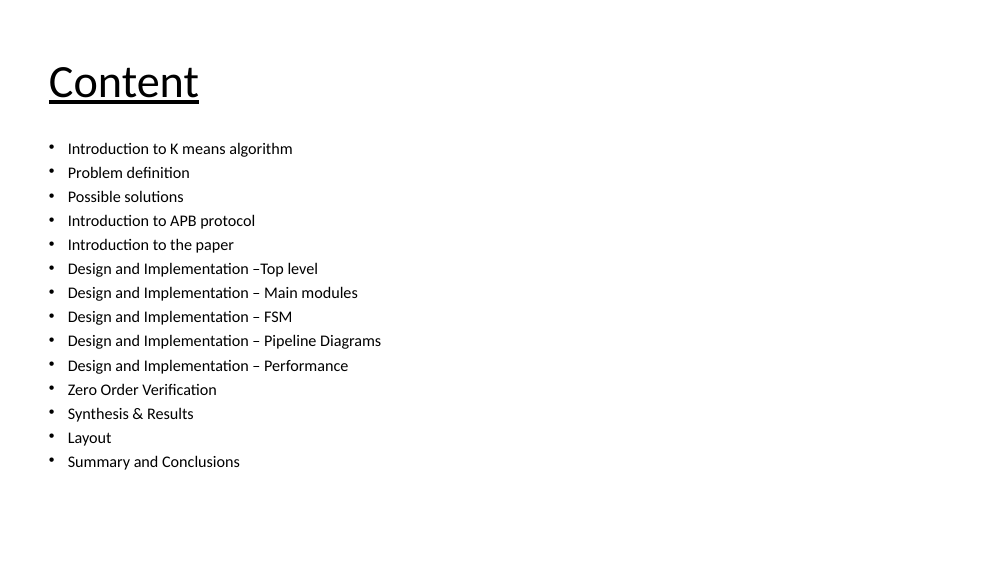
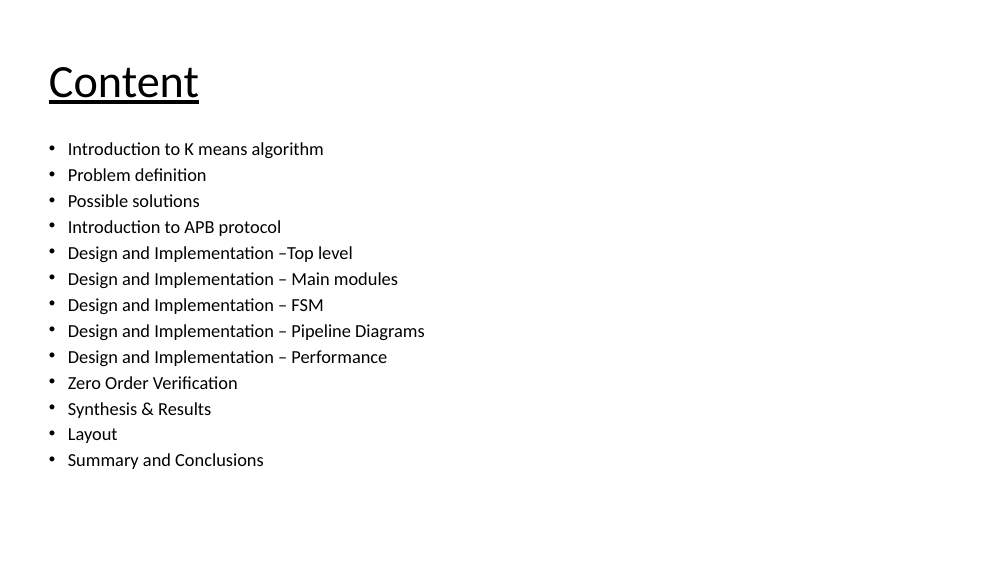
Before and after one commit to liotahuf/project_k_means, a slide deck: slide 2 of Final presentation_v3.pptx. Drawn at 1008x567 pixels with LibreOffice and Linux fonts; fonts in the diff are those of the drawing. Boxes give left, top, right and bottom in pixels: in the first picture for what was removed or moved away, otherwise in the second. Text is boxed around its words. In the diff, an @@ line names an element or a change of style, - is before the commit and + after.

```diff
--- a/Final presentation_v3.pptx
+++ b/Final presentation_v3.pptx
@@ text "Introduction to K means algorithm" at [68, 142, 425, 469]: size 15.4 to 17.5 pt @@
@@ text at [68, 238, 234, 253]: paragraph removed @@
-• Introduction to the paper
```
Also in this commit, not shown: 4 other slides changed.
